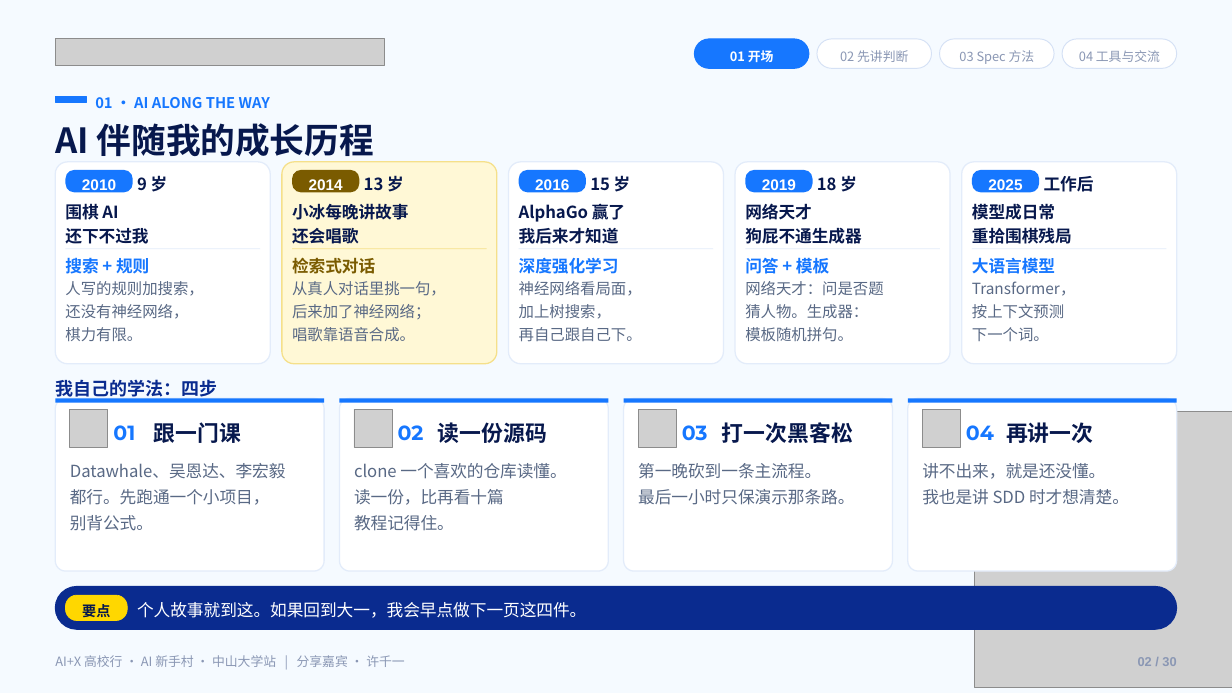
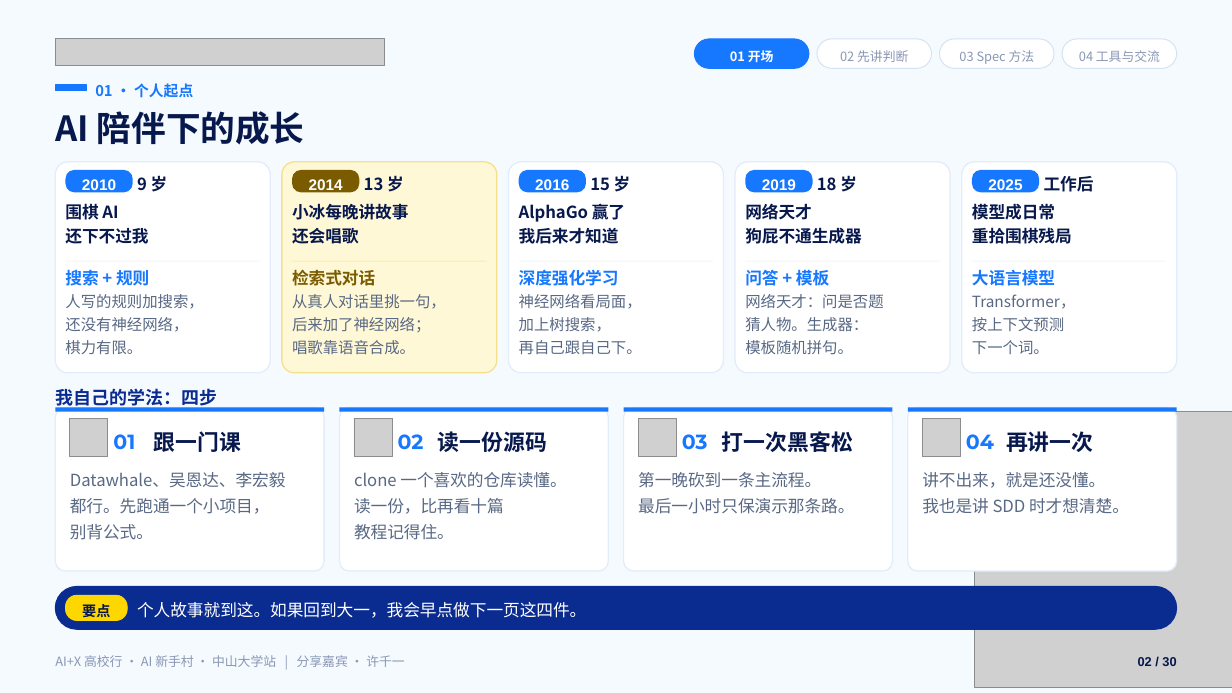
Before and after one commit to Frocir/aix-talk, a slide deck: slide 2 of aix-talk-26pages.pptx. Drawn at 1232x693 pixels with LibreOffice and Linux fonts; fonts in the diff are those of the drawing; grey boxes stand for pictures. Boxes give left, top, right and bottom in pixels: in the first picture for what was removed or moved away, otherwise in the second. Text is boxed around its words. In the diff, an @@ line names an element or a change of style, - is before the commit and + after.

```diff
--- a/aix-talk-26pages.pptx
+++ b/aix-talk-26pages.pptx
@@ rectangle: place and size @@
-rectangle at [55, 97, 87, 103]
+rectangle at [55, 85, 87, 91]
@@ text at [95, 83, 193, 98]: text changed @@
-01 · AI ALONG THE WAY
+01 · 个人起点
@@ text at [55, 111, 305, 145]: text changed @@
-AI 伴随我的成长历程
+AI 陪伴下的成长
@@ rounded rectangle: place and size @@
-rounded rectangle at [55, 162, 271, 364]
+rounded rectangle at [55, 162, 271, 372]
@@ rounded rectangle: place and size @@
-rounded rectangle at [282, 162, 497, 364]
+rounded rectangle at [282, 162, 497, 372]
@@ rounded rectangle: place and size @@
-rounded rectangle at [508, 162, 724, 364]
+rounded rectangle at [508, 162, 724, 372]
@@ rounded rectangle: place and size @@
-rounded rectangle at [736, 162, 951, 364]
+rounded rectangle at [736, 162, 951, 372]
@@ rounded rectangle: place and size @@
-rounded rectangle at [962, 162, 1177, 364]
+rounded rectangle at [962, 162, 1177, 372]
@@ 18 texts, 9 rectangles, 4 pictures: place and size @@
-18 texts, 9 rectangles, 4 pictures at [55, 249, 1177, 531]
+18 texts, 9 rectangles, 4 pictures at [55, 261, 1177, 540]
@@ 5 texts: place and size @@
-5 texts at [65, 304, 1064, 342]
+5 texts at [65, 294, 1076, 355]
@@ rounded rectangle: place and size @@
-rounded rectangle at [55, 398, 324, 571]
+rounded rectangle at [55, 408, 324, 571]
@@ rounded rectangle: place and size @@
-rounded rectangle at [339, 398, 608, 571]
+rounded rectangle at [339, 408, 608, 571]
@@ rounded rectangle: place and size @@
-rounded rectangle at [624, 398, 893, 571]
+rounded rectangle at [624, 408, 893, 571]
@@ rounded rectangle: place and size @@
-rounded rectangle at [909, 398, 1177, 571]
+rounded rectangle at [909, 408, 1177, 571]
@@ text "02 / 30" at [1138, 657, 1176, 666]: text colour #8A97B4 to #07184D @@
```
Also in this commit, not shown: 28 other slides changed, 31 other files.
